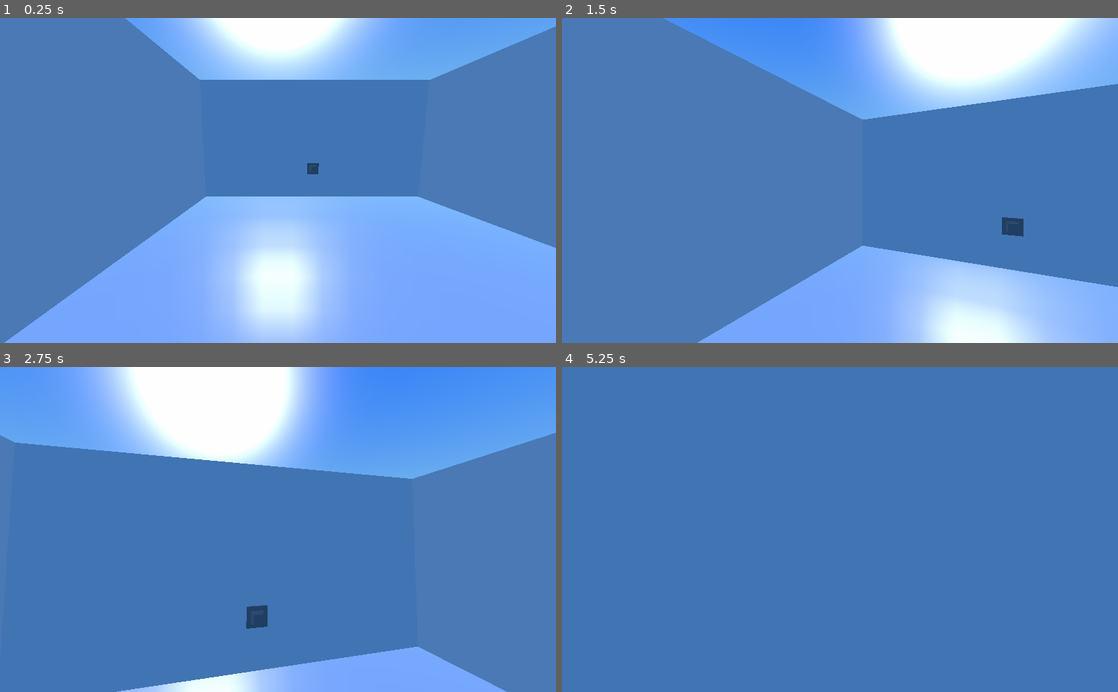
Above: before the commit, frames 1-4 (two rows, left to right).
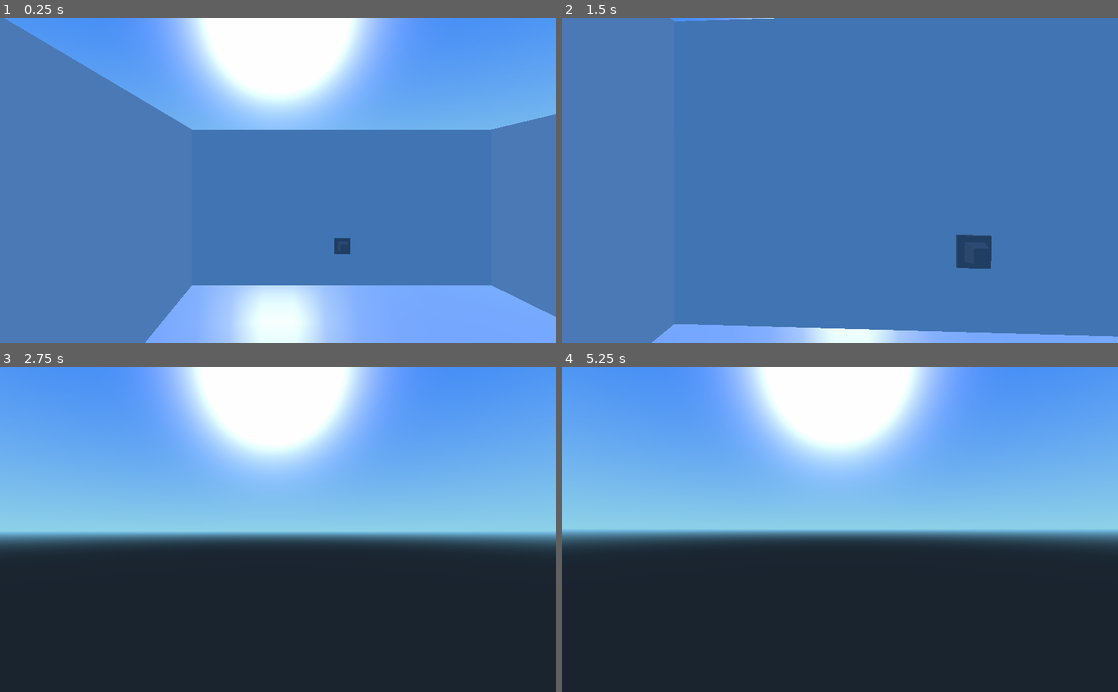
Above: after the commit, the same moments.

Repository: LAK132/GameGame
Game: Godot game, scene res://Scenes/Main.tscn
The game is run twice, just before and just after one commit, with the same random seed, the same clock (stepped at 60 frames per second) and the same inputs.
Inputs (mouse positions are in pixels of both pictures, inside the frame that each line leads up to):
- Up to frame 1 (0.25 s): no input
- Up to frame 2 (1.5 s): move the mouse to (867, 180) at 0.52 s; hold W (Forward, bound only after the commit) from 0.53 s (still down); tap Space (Jump, bound only after the commit) at 0.6, 0.77, 1.07 s; move the mouse to (812, 180) at 1.27 s; tap E at 1.35 s
- Up to frame 3 (2.75 s): keep holding W (Forward, bound only after the commit); tap Space (Jump, bound only after the commit) at 1.52, 1.55, 1.82, 2.1 s; move the mouse to (289, 523) at 2.02 s
- Up to frame 4 (5.25 s): keep holding W (Forward, bound only after the commit); move the mouse to (834, 536) at 2.77 s; tap E at 2.85, 4.35 s; tap Space (Jump, bound only after the commit) at 3.02, 3.05, 3.32, 3.6, 3.77, 4.07, 4.52, 4.55, 4.82, 5.1 s; move the mouse to (878, 532) at 3.52 s; move the mouse to (795, 526) at 4.27 s; move the mouse to (845, 529) at 5.02 s

The runs differ from the first frame. In frame 1, 46% of the frame differs, in the area x 0-100%, y 0-100%; in frame 2, 33%; in frame 3, 84%; in frame 4, 100%.

Commit message:
FPC
First Person Character

Diff:
--- /dev/null
+++ b/Godot/Player.gd
@@ -0,0 +1,70 @@
+extends KinematicBody
+
+#Constants
+const GRAVITY = -18
+const SPEED = 10
+const JUMP = 9
+const ACC = 3.5
+const DEACC = 16
+const SLOPE = 40
+const SENSITIVITY = 0.05
+
+#Variables
+var camera
+var camera_holder
+var velocity = Vector3()
+
+#Functions
+func _ready():
+	camera = $Rotation/Camera
+	camera_holder = $Rotation
+
+	Input.set_mouse_mode(Input.MOUSE_MODE_CAPTURED)
+
+func _physics_process(delta):
+	var direction = Vector3()
+	var cam_x = camera.get_global_transform()
+
+	if Input.is_action_pressed("Forward"):
+		direction += -cam_x.basis.z.normalized()
+	if Input.is_action_pressed("Backward"):
+		direction += cam_x.basis.z.normalized()
+	if Input.is_action_pressed("Left"):
+		direction += -cam_x.basis.x.normalized()
+	if Input.is_action_pressed("Right"):
+		direction += cam_x.basis.x.normalized()
+
+	if is_on_floor():
+		if Input.is_action_just_pressed("Jump"):
+			velocity.y = JUMP
+
+	direction.y = 0
+	direction = direction.normalized()
+
+	velocity.y += delta*GRAVITY
+
+	var hvelocity = velocity
+	hvelocity.y = 0
+
+	var target = direction
+	target *= SPEED
+
+	var accel
+	if direction.dot(hvelocity) > 0:
+		accel = ACC
+	else:
+		accel = DEACC
+
+	hvelocity = hvelocity.linear_interpolate(target, accel*delta)
+	velocity.x = hvelocity.x
+	velocity.z = hvelocity.z
+	velocity = move_and_slide(velocity, Vector3(0,1,0), 0.05, 4, deg2rad(SLOPE))
+
+func _input(event):
+    if event is InputEventMouseMotion && Input.get_mouse_mode() == Input.MOUSE_MODE_CAPTURED:
+        camera_holder.rotate_x(deg2rad(event.relative.y * SENSITIVITY * -1))
+        self.rotate_y(deg2rad(event.relative.x * SENSITIVITY * -1))
+
+        var camera_rot = camera_holder.rotation_degrees
+        camera_rot.x = clamp(camera_rot.x, -70, 70)
+        camera_holder.rotation_degrees = camera_rot
--- a/Godot/Scenes/Main.tscn
+++ b/Godot/Scenes/Main.tscn
@@ -1,7 +1,8 @@
-[gd_scene load_steps=10 format=2]
-
-[ext_resource path="res://Scenes/First_Person_Character.tscn" type="PackedScene" id=1]
-[ext_resource path="res://Scenes/Button.tscn" type="PackedScene" id=2]
+[gd_scene load_steps=11 format=2]
+
+[ext_resource path="res://Scenes/Button.tscn" type="PackedScene" id=1]
+[ext_resource path="res://Scenes/Player.tscn" type="PackedScene" id=2]
+[ext_resource path="res://Player.gd" type="Script" id=3]
 
 [sub_resource type="MultiMesh" id=1]
 
@@ -199,19 +200,28 @@
 shape = SubResource( 7 )
 disabled = false
 
-[node name="Player" type="Spatial" parent="." index="1"]
-
-editor/display_folded = true
-transform = Transform( 1, 0, 0, 0, 1, 0, 0, 0, 1, 0, 1.13186, 6.57552 )
-
-[node name="Spatial" parent="Player" index="0" instance=ExtResource( 1 )]
-
-[node name="Button" type="Spatial" parent="." index="2"]
+[node name="Button" type="Spatial" parent="." index="1"]
 
 editor/display_folded = true
 transform = Transform( 1, 0, 0, 0, -4.37114e-08, -1, 0, 1, -4.37114e-08, 0, 0, 0 )
 _sections_unfolded = [ "Transform" ]
 
-[node name="Spatial" parent="Button" index="0" instance=ExtResource( 2 )]
+[node name="Spatial" parent="Button" index="0" instance=ExtResource( 1 )]
 
 transform = Transform( 1, 0, 0, 0, 1, 0, 0, 0, 1, 0, -9.50139, -2.7567 )
+
+[node name="Player" type="KinematicBody" parent="." index="2" instance=ExtResource( 2 )]
+
+transform = Transform( 1, 0, 0, 0, 1, 0, 0, 0, 1, -4.08786, 4.52792, 5.29257 )
+input_ray_pickable = true
+input_capture_on_drag = false
+collision_layer = 1
+collision_mask = 1
+axis_lock_linear_x = false
+axis_lock_linear_y = false
+axis_lock_linear_z = false
+axis_lock_angular_x = false
+axis_lock_angular_y = false
+axis_lock_angular_z = false
+collision/safe_margin = 0.001
+script = ExtResource( 3 )
--- /dev/null
+++ b/Godot/Scenes/Player.tscn
@@ -0,0 +1,62 @@
+[gd_scene load_steps=4 format=2]
+
+[ext_resource path="res://Player.gd" type="Script" id=1]
+
+[sub_resource type="CapsuleShape" id=1]
+
+radius = 1.0
+height = 1.0
+
+[sub_resource type="BoxShape" id=2]
+
+extents = Vector3( 1, 1, 1 )
+
+[node name="Player" type="KinematicBody"]
+
+input_ray_pickable = true
+input_capture_on_drag = false
+collision_layer = 1
+collision_mask = 1
+axis_lock_linear_x = false
+axis_lock_linear_y = false
+axis_lock_linear_z = false
+axis_lock_angular_x = false
+axis_lock_angular_y = false
+axis_lock_angular_z = false
+collision/safe_margin = 0.001
+script = ExtResource( 1 )
+
+[node name="Body_Collision" type="CollisionShape" parent="." index="0"]
+
+transform = Transform( 1, 0, 0, 0, -4.37114e-08, -1, 0, 1, -4.37114e-08, 0, 1.8, 0 )
+shape = SubResource( 1 )
+disabled = false
+_sections_unfolded = [ "Transform" ]
+
+[node name="Feet_Collision" type="CollisionShape" parent="." index="1"]
+
+transform = Transform( 0.5, 0, 0, 0, 0.25, 0, 0, 0, 0.5, 0, 0.25, 0 )
+shape = SubResource( 2 )
+disabled = false
+_sections_unfolded = [ "Transform" ]
+
+[node name="Rotation" type="Spatial" parent="." index="2"]
+
+[node name="Model" type="Spatial" parent="Rotation" index="0"]
+
+[node name="Camera" type="Camera" parent="Rotation" index="1"]
+
+transform = Transform( 1, 0, 0, 0, 1, 0, 0, 0, 1, 0, 3, 0 )
+keep_aspect = 1
+cull_mask = 1048575
+environment = null
+h_offset = 0.0
+v_offset = 0.0
+doppler_tracking = 0
+projection = 0
+current = false
+fov = 70.0
+size = 1.0
+near = 0.05
+far = 100.0
+_sections_unfolded = [ "Transform" ]
--- a/Godot/project.godot
+++ b/Godot/project.godot
@@ -18,6 +18,31 @@
 
 global="*res://Scenes/Scripts/global.gd"
 
+[input]
+
+ui_left=[ Object(InputEventKey,"resource_local_to_scene":false,"resource_name":"","device":0,"alt":false,"shift":false,"control":false,"meta":false,"command":false,"pressed":false,"scancode":16777231,"unicode":0,"echo":false,"script":null)
+, Object(InputEventJoypadButton,"resource_local_to_scene":false,"resource_name":"","device":0,"button_index":14,"pressure":0.0,"pressed":false,"script":null)
+ ]
+ui_right=[ Object(InputEventKey,"resource_local_to_scene":false,"resource_name":"","device":0,"alt":false,"shift":false,"control":false,"meta":false,"command":false,"pressed":false,"scancode":16777233,"unicode":0,"echo":false,"script":null)
+, Object(InputEventJoypadButton,"resource_local_to_scene":false,"resource_name":"","device":0,"button_index":15,"pressure":0.0,"pressed":false,"script":null)
+ ]
+ui_up=[ Object(InputEventKey,"resource_local_to_scene":false,"resource_name":"","device":0,"alt":false,"shift":false,"control":false,"meta":false,"command":false,"pressed":false,"scancode":16777232,"unicode":0,"echo":false,"script":null)
+, Object(InputEventJoypadButton,"resource_local_to_scene":false,"resource_name":"","device":0,"button_index":12,"pressure":0.0,"pressed":false,"script":null)
+ ]
+ui_down=[ Object(InputEventKey,"resource_local_to_scene":false,"resource_name":"","device":0,"alt":false,"shift":false,"control":false,"meta":false,"command":false,"pressed":false,"scancode":16777234,"unicode":0,"echo":false,"script":null)
+, Object(InputEventJoypadButton,"resource_local_to_scene":false,"resource_name":"","device":0,"button_index":13,"pressure":0.0,"pressed":false,"script":null)
+ ]
+Jump=[ Object(InputEventKey,"resource_local_to_scene":false,"resource_name":"","device":0,"alt":false,"shift":false,"control":false,"meta":false,"command":false,"pressed":false,"scancode":32,"unicode":0,"echo":false,"script":null)
+ ]
+Forward=[ Object(InputEventKey,"resource_local_to_scene":false,"resource_name":"","device":0,"alt":false,"shift":false,"control":false,"meta":false,"command":false,"pressed":false,"scancode":87,"unicode":0,"echo":false,"script":null)
+ ]
+Backward=[ Object(InputEventKey,"resource_local_to_scene":false,"resource_name":"","device":0,"alt":false,"shift":false,"control":false,"meta":false,"command":false,"pressed":false,"scancode":83,"unicode":0,"echo":false,"script":null)
+ ]
+Left=[ Object(InputEventKey,"resource_local_to_scene":false,"resource_name":"","device":0,"alt":false,"shift":false,"control":false,"meta":false,"command":false,"pressed":false,"scancode":65,"unicode":0,"echo":false,"script":null)
+ ]
+Right=[ Object(InputEventKey,"resource_local_to_scene":false,"resource_name":"","device":0,"alt":false,"shift":false,"control":false,"meta":false,"command":false,"pressed":false,"scancode":68,"unicode":0,"echo":false,"script":null)
+ ]
+
 [rendering]
 
 environment/default_environment="res://default_env.tres"
Not shown, changed: Godot/Assets/Button.obj.import
